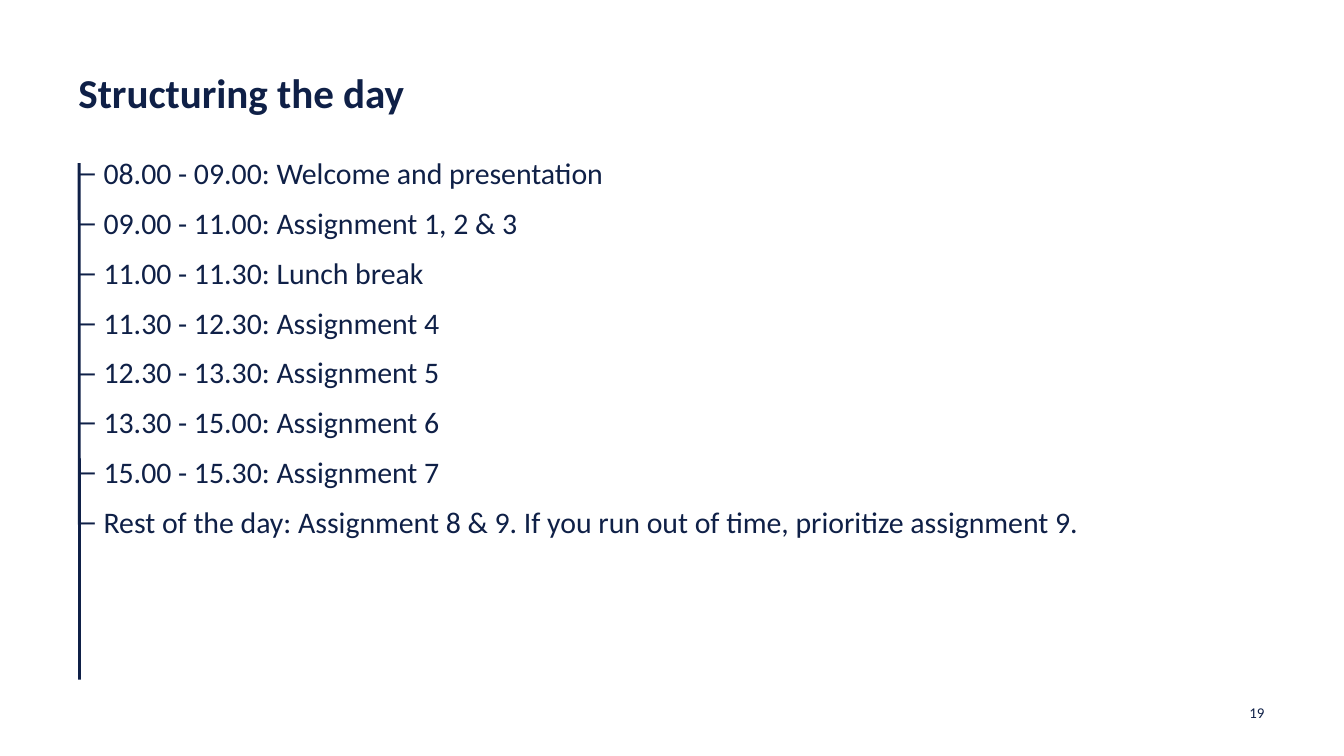
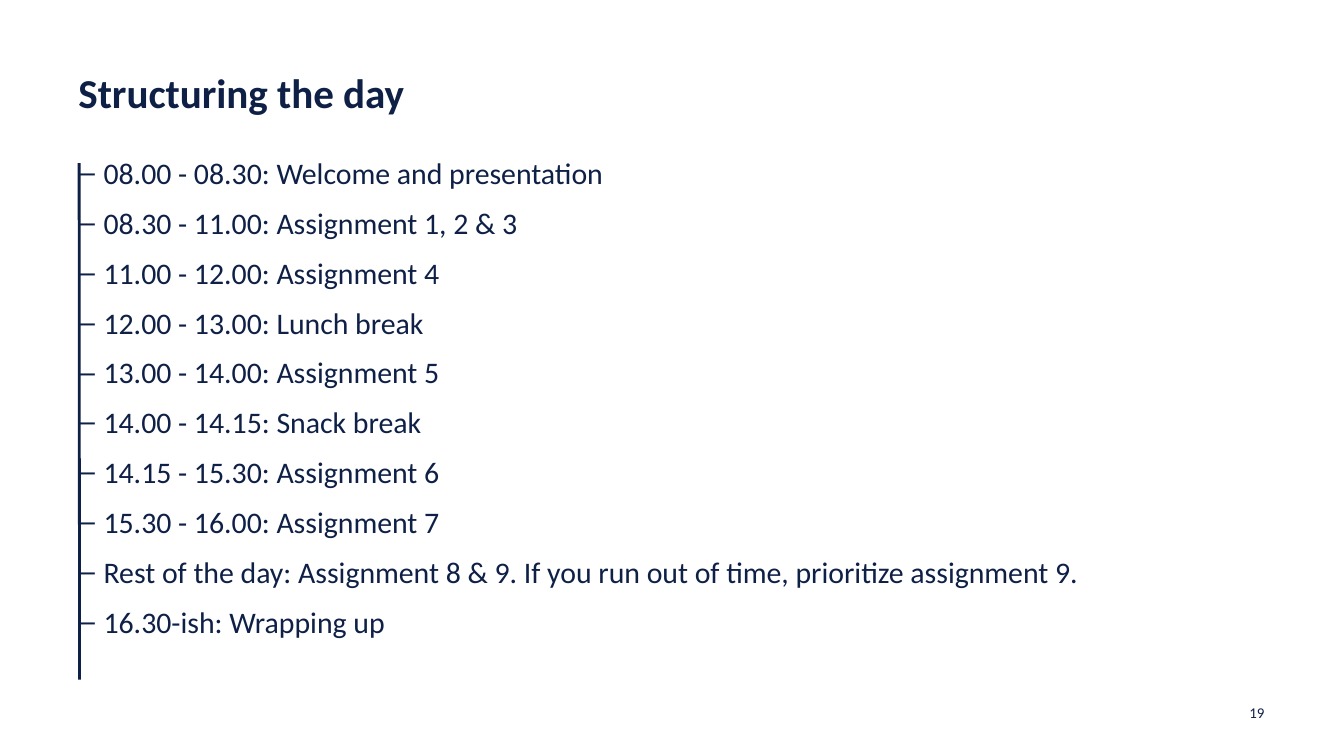
Before and after one commit to netcompanyno/tccs-frontend-assignments, a slide deck: slide 19 of course_material/TCCS-Frontend.pptx. Drawn at 1344x756 pixels with LibreOffice and Linux fonts; fonts in the diff are those of the drawing; background and template pictures are left out. Boxes give left, top, right and bottom in pixels: in the first picture for what was removed or moved away, otherwise in the second. Text is boxed around its words. In the diff, an @@ line names an element or a change of style, - is before the commit and + after.

```diff
--- a/course_material/TCCS-Frontend.pptx
+++ b/course_material/TCCS-Frontend.pptx
@@ text at [104, 163, 603, 538]: text changed @@
-– 08.00 - 09.00: Welcome and presentation
-– 09.00 - 11.00: Assignment 1, 2 & 3
-– 11.00 - 11.30: Lunch break
-– 11.30 - 12.30: Assignment 4
-– 12.30 - 13.30: Assignment 5
-– 13.30 - 15.00: Assignment 6
-– 15.00 - 15.30: Assignment 7
+– 08.00 - 08.30: Welcome and presentation
+– 08.30 - 11.00: Assignment 1, 2 & 3
+– 11.00 - 12.00: Assignment 4
+– 12.00 - 13.00: Lunch break
+– 13.00 - 14.00: Assignment 5
+– 14.00 - 14.15: Snack break
+– 14.15 - 15.30: Assignment 6
+– 15.30 - 16.00: Assignment 7
@@ text at [104, 612, 384, 638]: paragraph added @@
+– 16.30-ish: Wrapping up
```
Also in this commit, not shown: 3 other slides changed.
